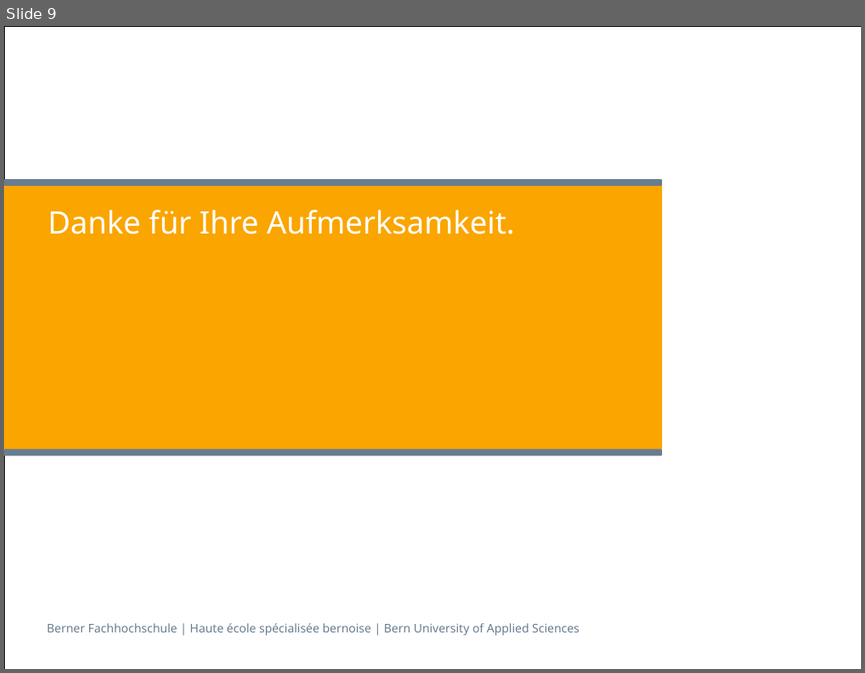
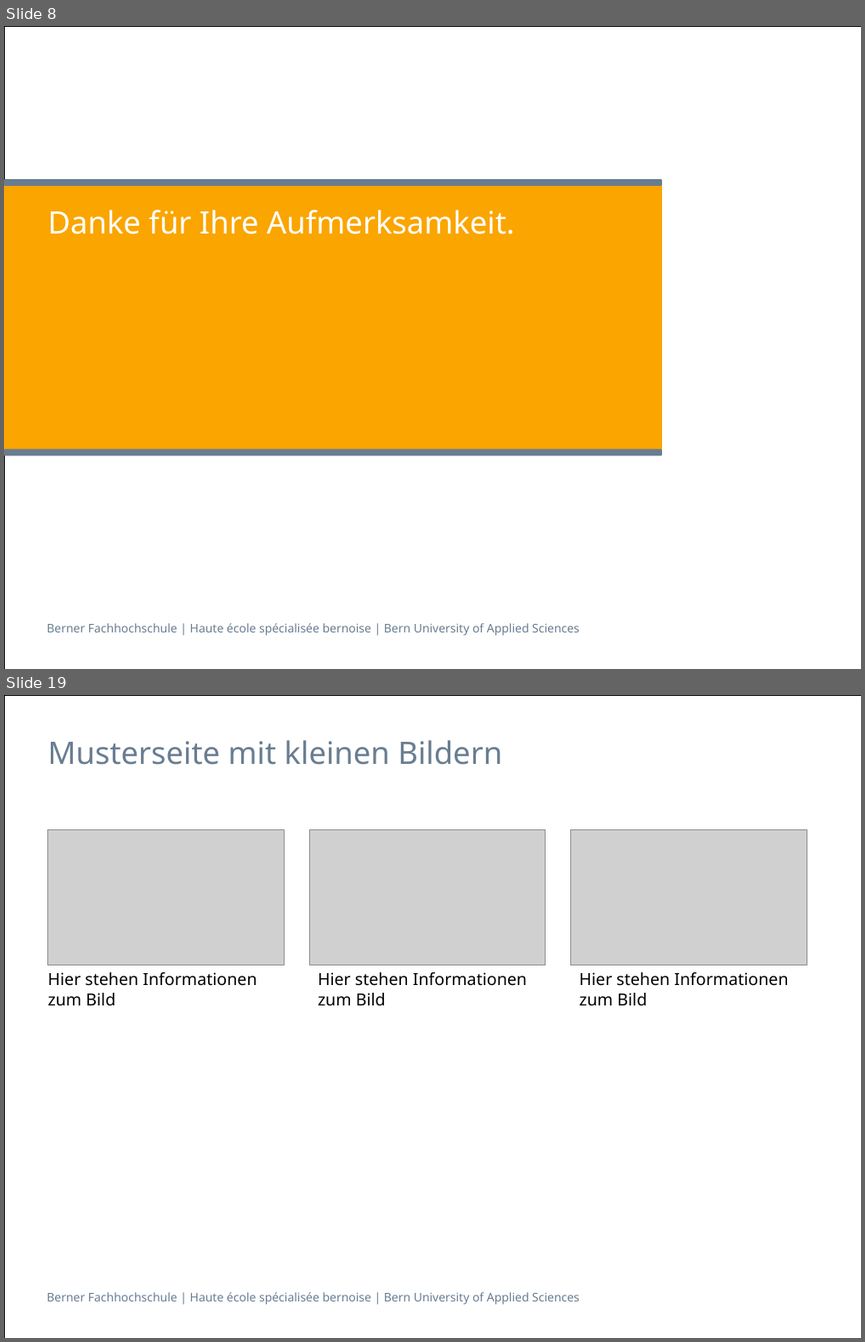
Before and after one commit to sevib1/ch.bfh.btx8081.w2016.blue, a slide deck: doc/CS1/Präsentation_CS1_Task_3_Blau.pptx. Shown one above the other, each under a label of ours: slide 9 before the commit, slides 8 and 19 after it; the slides between them are not shown. The pictures are 865x673 and 865x1342 pixels, drawn with LibreOffice and Linux fonts; fonts in the diff are those of the drawing; grey boxes stand for pictures. Boxes give left, top, right and bottom in pixels: in the first picture for what was removed or moved away, otherwise in the second. Text is boxed around its words. In the diff, an @@ line names an element or a change of style, - is before the commit and + after.

```diff
--- a/doc/CS1/Präsentation_CS1_Task_3_Blau.pptx
+++ b/doc/CS1/Präsentation_CS1_Task_3_Blau.pptx
@@ slide 19 added at (4,695,861,1338), background #FFFFFF; not listed: 2 template elements that a slide beside it also shows @@
@@ title added at (48,740,502,765), 26 pt, text #697D91 @@
+Musterseite mit kleinen Bildern
@@ picture added at (47,829,284,964) @@
@@ picture added at (309,829,545,964) @@
@@ picture added at (570,829,806,964) @@
@@ text added at (48,972,256,1006), 14 pt, text #000000 @@
+Hier stehen Informationen zum Bild
@@ text added at (318,972,527,1006), 14 pt, text #000000 @@
+Hier stehen Informationen zum Bild
@@ text added at (579,972,788,1006), 14 pt, text #000000 @@
+Hier stehen Informationen zum Bild
@@ what was slide 9 is now slide 8 @@
```
Also in this commit, not shown: 1 slide changed, 26 other slides added, 7 slides removed.
